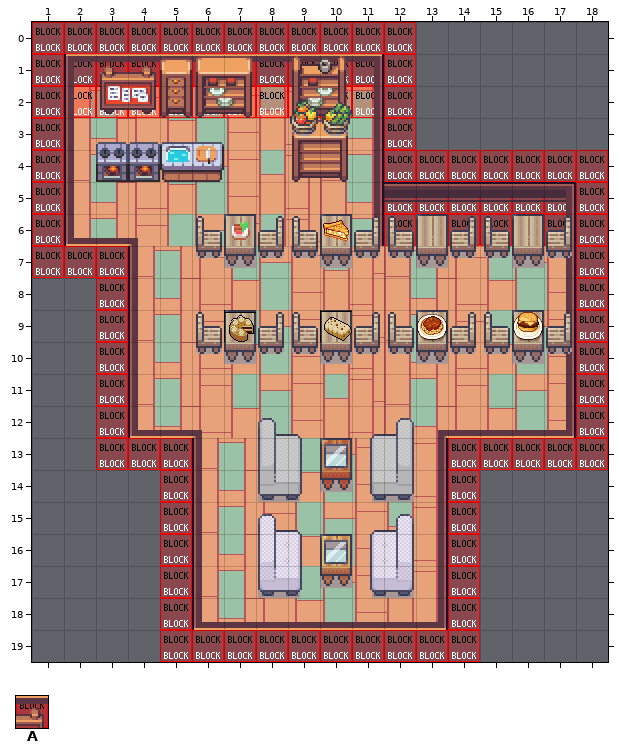
One commit to this Tiled map (JSON): canteen.tmj. Above: the version before the commit.
Cells are 32x32 px. Shown: x 1..18, y 0..19.
Key: from "Chunk 1": A 0.
_ is an empty cell, # one hidden under a higher layer.
Layers that did not change in this view are not listed.
Layer "collisions" before, first column x 1:
 0 AAAAAAAAAAAA______
 1 A_AAAAA____A______
 2 A####__#__#A______
 3 A#________#A______
 4 A_________#AAAAAAA
 5 A________________A
 6 A________________A
 7 AAA______________A
 8 __A______________A
 9 __A______________A
10 __A______________A
11 __A______________A
12 __A______________A
13 __AAA________AAAAA
14 ____A________A____
15 ____A________A____
16 ____A________A____
17 ____A________A____
18 ____A________A____
19 ____AAAAAAAAAA____
New version:
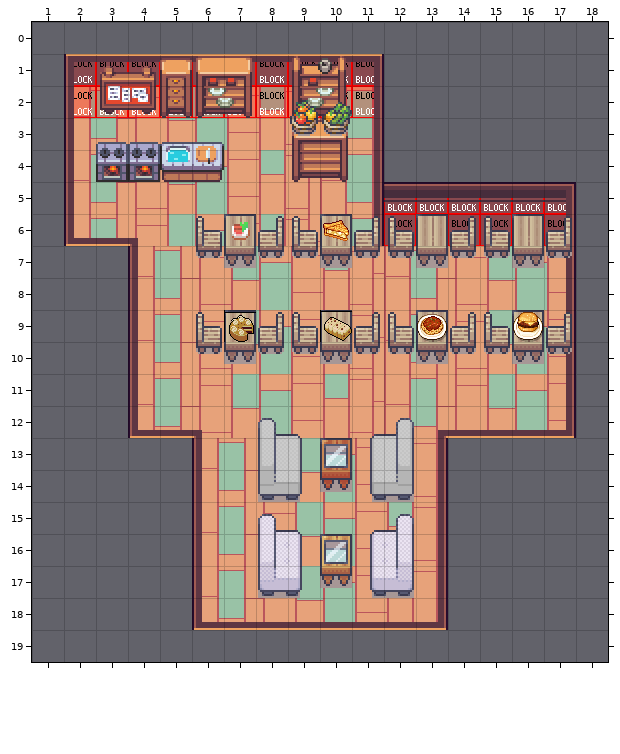
See-through tiles are keyed as they look on the map.
Changes in this commit:
Changed rows in their new state; . is an unchanged cell.
Layer "collisions" (now hidden):
first column x 1:
 0 ____________......
 1 _.__.__...._......
 2 _.........._......
 3 _.........._......
 4 _.........._______
 5 _................_
 6 _................_
 7 ___.............._
 8 .._.............._
 9 .._.............._
10 .._.............._
11 .._.............._
12 .._.............._
13 ..___........_____
14 ...._........_....
15 ...._........_....
16 ...._........_....
17 ...._........_....
18 ...._........_....
19 ....__________....
Pixel boxes of the changes (left, top, right, bottom) in both pictures:
removed: (32, 22, 608, 662)
